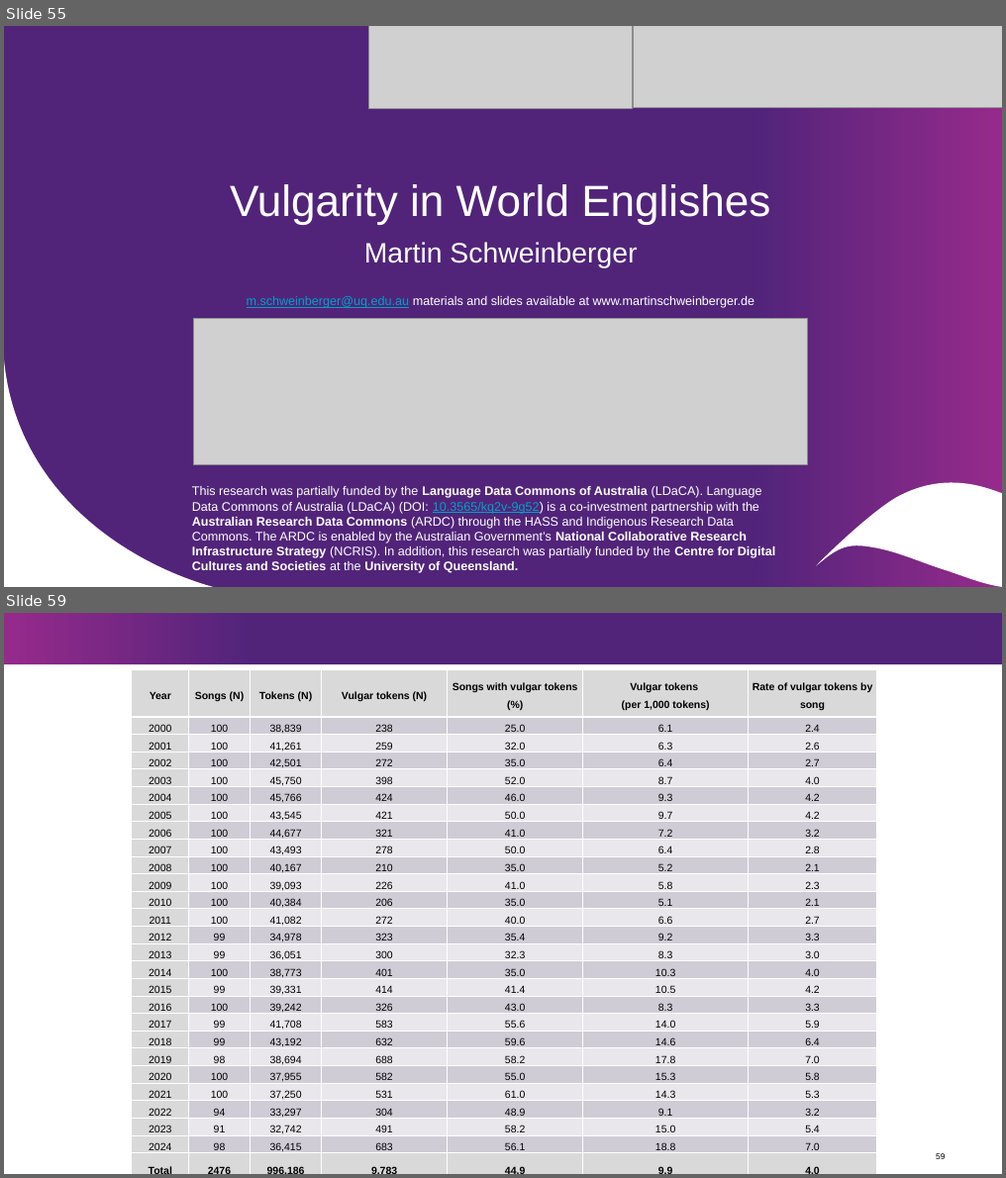
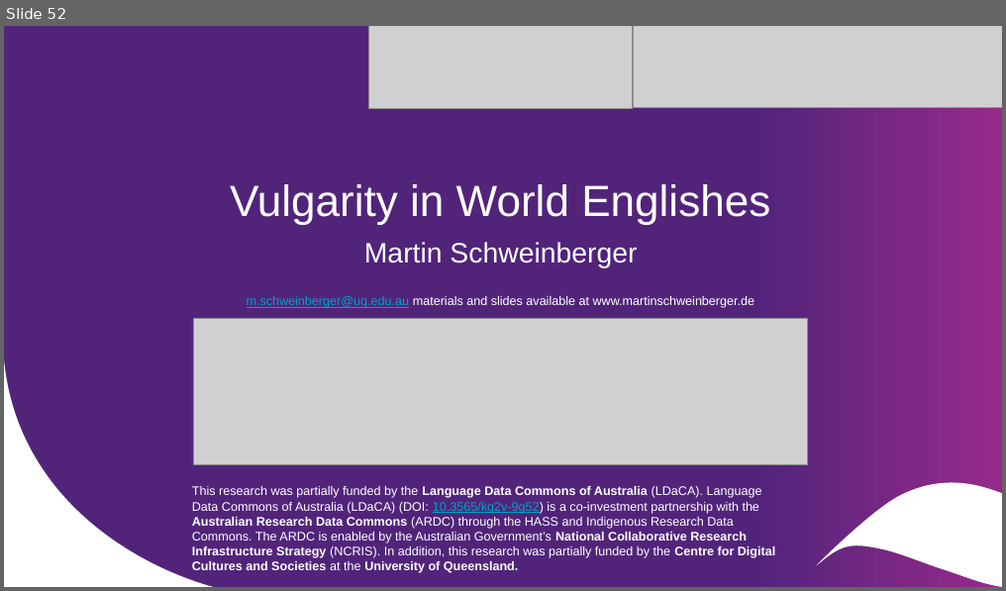
Before and after one commit to MartinSchweinberger/slides, a slide deck: LMU_Schweinberger_VulgarityInWorldEnglishes.pptx. Shown one above the other, each under a label of ours: slides 55 and 59 before the commit, slide 52 after it; the slides between them are not shown. The pictures are 1006x1178 and 1006x591 pixels, drawn with LibreOffice and Linux fonts; fonts in the diff are those of the drawing; grey boxes stand for pictures; background and template pictures are left out. Boxes give left, top, right and bottom in pixels: in the first picture for what was removed or moved away, otherwise in the second. Text is boxed around its words. In the diff, an @@ line names an element or a change of style, - is before the commit and + after.

```diff
--- a/LMU_Schweinberger_VulgarityInWorldEnglishes.pptx
+++ b/LMU_Schweinberger_VulgarityInWorldEnglishes.pptx
@@ slide 59 removed at (4,613,1002,1174), background #FFFFFF @@
@@ rectangle removed at (4,613,1002,664) @@
@@ table removed at (132,669,877,1167), 27 rows, 7 columns @@
-Year | Songs (N) | Tokens (N) | Vulgar tokens (N) | Songs with vulgar tokens (%) | Vulgar tokens (per 1,000 tokens) | Rate of vulgar tokens by song
-2000 | 100 | 38,839 | 238 | 25.0 | 6.1 | 2.4
-2001 | 100 | 41,261 | 259 | 32.0 | 6.3 | 2.6
-2002 | 100 | 42,501 | 272 | 35.0 | 6.4 | 2.7
-2003 | 100 | 45,750 | 398 | 52.0 | 8.7 | 4.0
-2004 | 100 | 45,766 | 424 | 46.0 | 9.3 | 4.2
-2005 | 100 | 43,545 | 421 | 50.0 | 9.7 | 4.2
-2006 | 100 | 44,677 | 321 | 41.0 | 7.2 | 3.2
-2007 | 100 | 43,493 | 278 | 50.0 | 6.4 | 2.8
-2008 | 100 | 40,167 | 210 | 35.0 | 5.2 | 2.1
-2009 | 100 | 39,093 | 226 | 41.0 | 5.8 | 2.3
-2010 | 100 | 40,384 | 206 | 35.0 | 5.1 | 2.1
-2011 | 100 | 41,082 | 272 | 40.0 | 6.6 | 2.7
-2012 | 99 | 34,978 | 323 | 35.4 | 9.2 | 3.3
-2013 | 99 | 36,051 | 300 | 32.3 | 8.3 | 3.0
-2014 | 100 | 38,773 | 401 | 35.0 | 10.3 | 4.0
-2015 | 99 | 39,331 | 414 | 41.4 | 10.5 | 4.2
-2016 | 100 | 39,242 | 326 | 43.0 | 8.3 | 3.3
-2017 | 99 | 41,708 | 583 | 55.6 | 14.0 | 5.9
-2018 | 99 | 43,192 | 632 | 59.6 | 14.6 | 6.4
-2019 | 98 | 38,694 | 688 | 58.2 | 17.8 | 7.0
-2020 | 100 | 37,955 | 582 | 55.0 | 15.3 | 5.8
-2021 | 100 | 37,250 | 531 | 61.0 | 14.3 | 5.3
-2022 | 94 | 33,297 | 304 | 48.9 | 9.1 | 3.2
-2023 | 91 | 32,742 | 491 | 58.2 | 15.0 | 5.4
-2024 | 98 | 36,415 | 683 | 56.1 | 18.8 | 7.0
-Total | 2476 | 996,186 | 9,783 | 44.9 | 9.9 | 4.0
@@ text removed at (401,1153,604,1164) @@
-Schweinberger: Vulgarity in World Englishes
@@ page number removed at (936,1154,944,1159) @@
-59
@@ what was slide 55 is now slide 52 @@
```
Also in this commit, not shown: 6 slides changed, 9 other slides removed.
